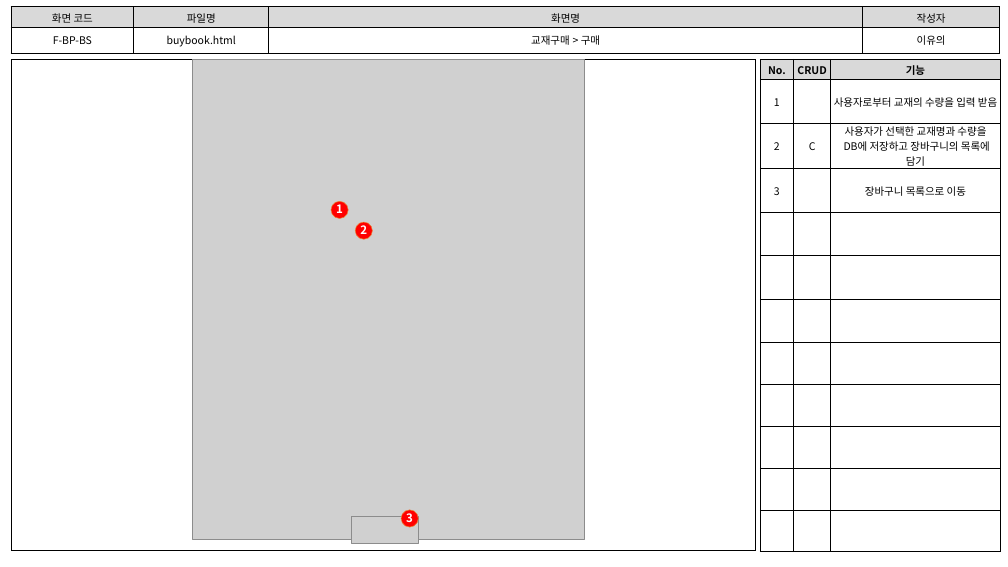
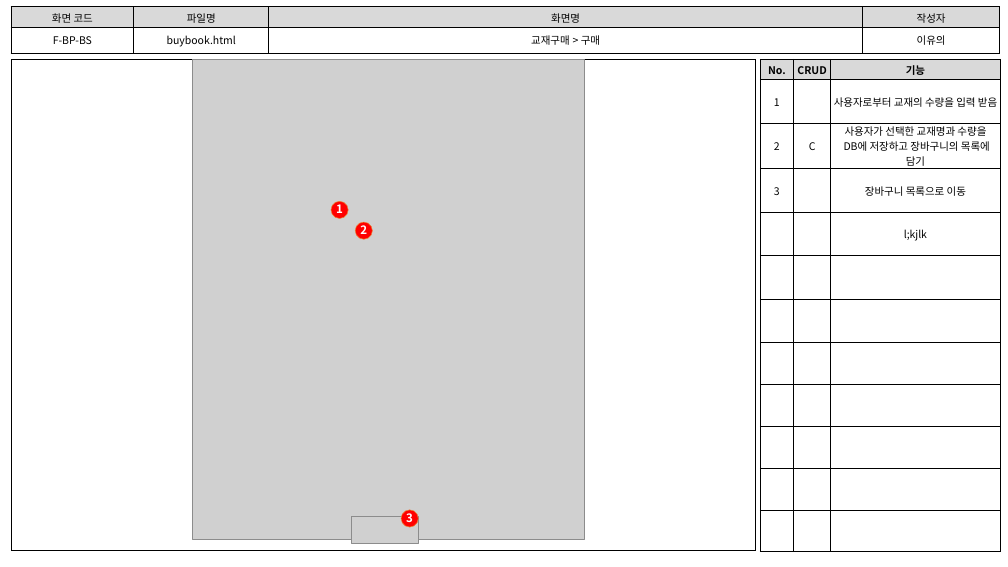
Before and after one commit to index506/cosmo6th_3thGroup, a slide deck: slide 1 of Text/02.화면설계도/3th_Project_화면 설계도(이유의).pptx. Drawn at 1008x567 pixels with LibreOffice and Linux fonts; fonts in the diff are those of the drawing; grey boxes stand for pictures. Boxes give left, top, right and bottom in pixels: in the first picture for what was removed or moved away, otherwise in the second. Text is boxed around its words. In the diff, an @@ line names an element or a change of style, - is before the commit and + after.

Commit message:
이유의 text

```diff
--- a/Text/02.화면설계도/3th_Project_화면 설계도(이유의).pptx
+++ b/Text/02.화면설계도/3th_Project_화면 설계도(이유의).pptx
@@ table at (x1=761, y1=60, x2=1001, y2=550) @@
+row 5:  |  | l;kjlk
-row 12:  |  | 
```
